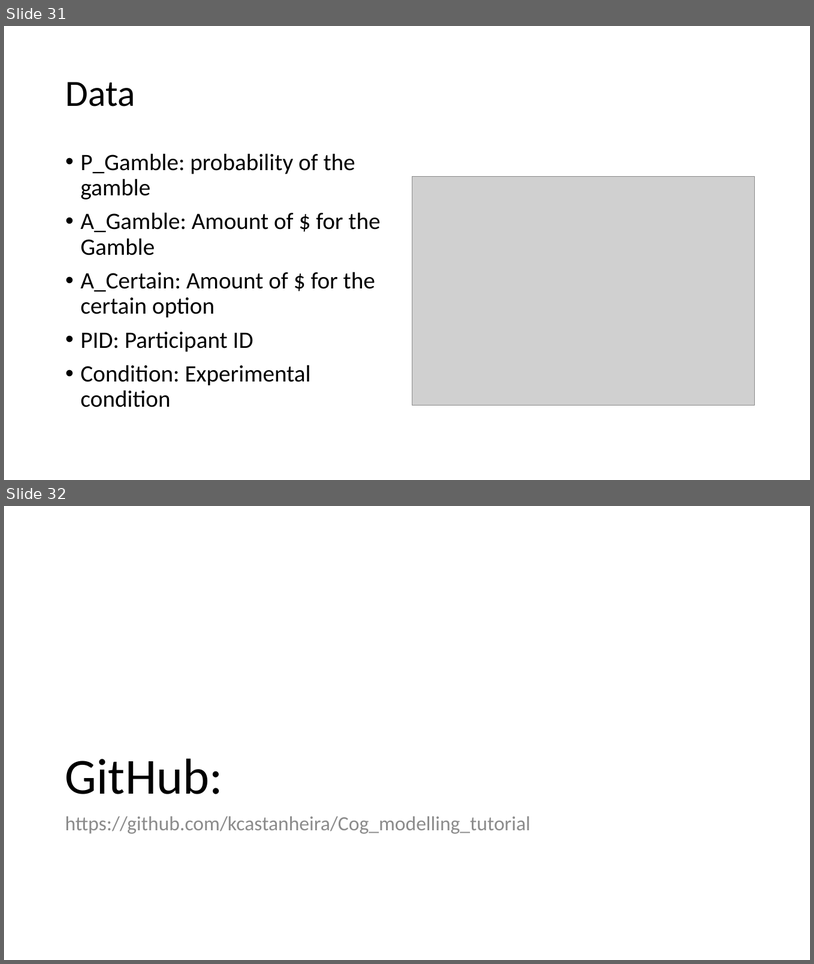
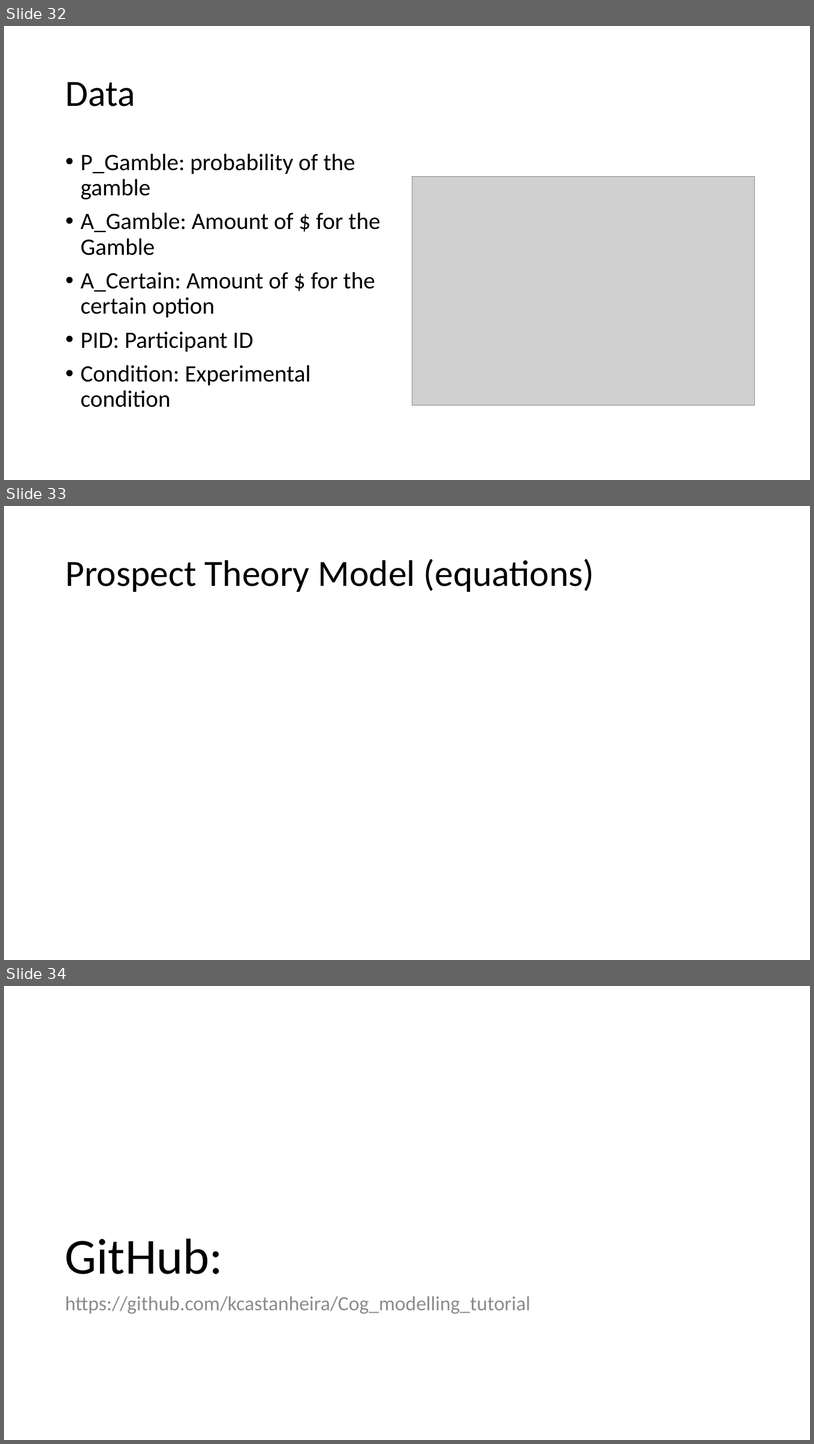
Before and after one commit to kcastanheira/Cog_modelling_tutorial, a slide deck: Modelling Tutorial.pptx. Shown one above the other, each under a label of ours: slides 31 and 32 before the commit, slides 32, 33 and 34 after it. The pictures are 814x964 and 814x1444 pixels, drawn with LibreOffice and Linux fonts; fonts in the diff are those of the drawing; grey boxes stand for pictures. Boxes give left, top, right and bottom in pixels: in the first picture for what was removed or moved away, otherwise in the second. Text is boxed around its words. In the diff, an @@ line names an element or a change of style, - is before the commit and + after.

```diff
--- a/Modelling Tutorial.pptx
+++ b/Modelling Tutorial.pptx
@@ slide 33 added at (x1=4, y1=506, x2=810, y2=960), background #FFFFFF @@
@@ title added at (x1=65, y1=559, x2=595, y2=592), 44 pt, text #000000 @@
+Prospect Theory Model (equations)
@@ what was slide 31 is now slide 32 @@
@@ what was slide 32 is now slide 34 @@
```
Also in this commit, not shown: 6 slides changed, 1 other slide added.
